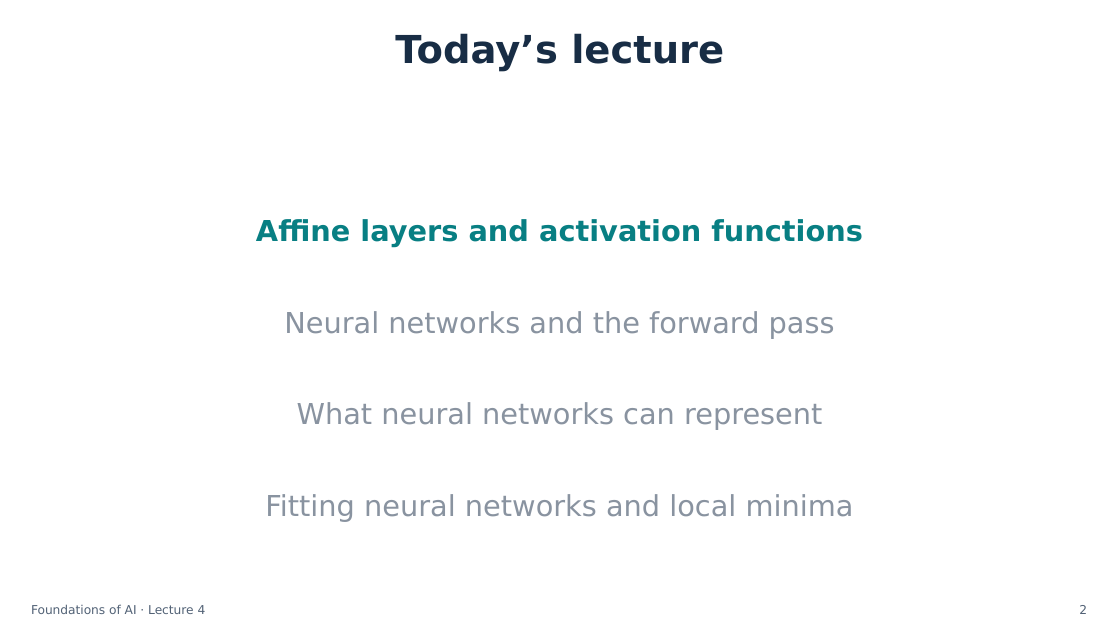
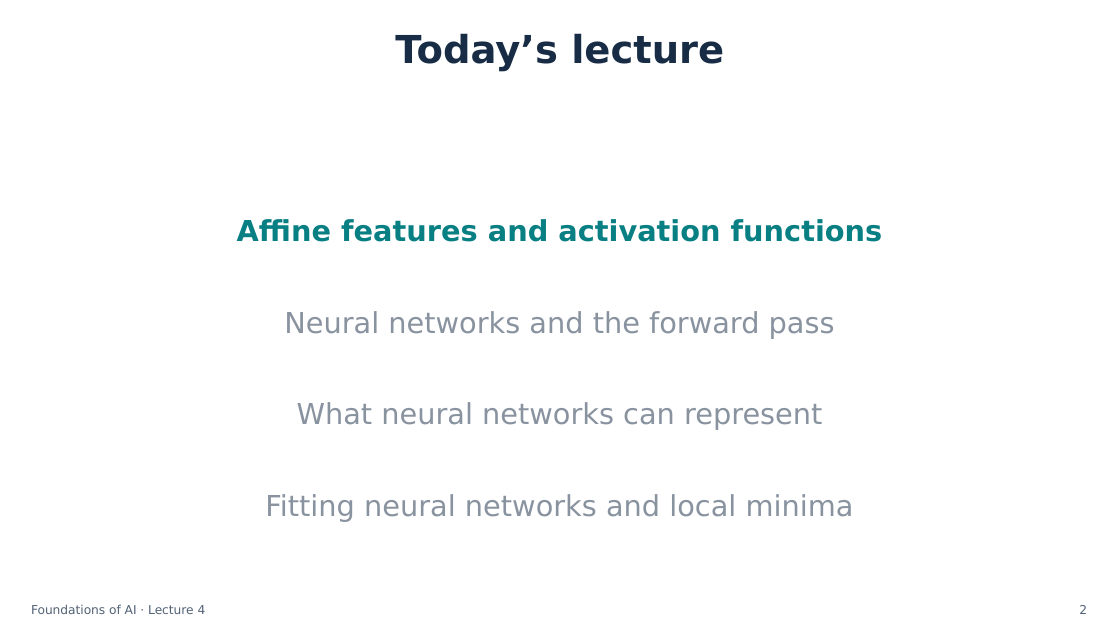
Before and after one commit to semtm0051/2026_27, a slide deck: slide 2 of Week_04/Slides/Week_04 - Slides.pptx. Drawn at 1120x630 pixels with LibreOffice and Linux fonts; fonts in the diff are those of the drawing. Boxes give left, top, right and bottom in pixels: in the first picture for what was removed or moved away, otherwise in the second. Text is boxed around its words. In the diff, an @@ line names an element or a change of style, - is before the commit and + after.

Commit message:
Update Week 4 slides and use affine features consistently in topic agendas

```diff
--- a/Week_04/Slides/Week_04 - Slides.pptx
+++ b/Week_04/Slides/Week_04 - Slides.pptx
@@ text at (x1=237, y1=219, x2=883, y2=242): text changed @@
-Affine layers and activation functions
+Affine features and activation functions
@@ text at (x1=275, y1=219, x2=844, y2=242): text changed @@
-Affine layers and activation functions
+Affine features and activation functions
```
Also in this commit, not shown: 11 other slides changed, 1 other file.
